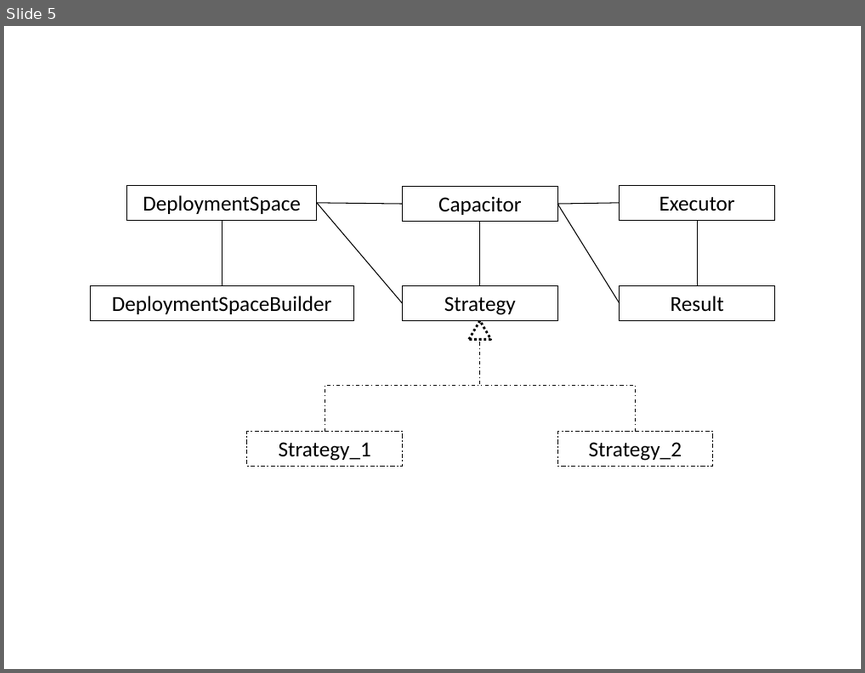
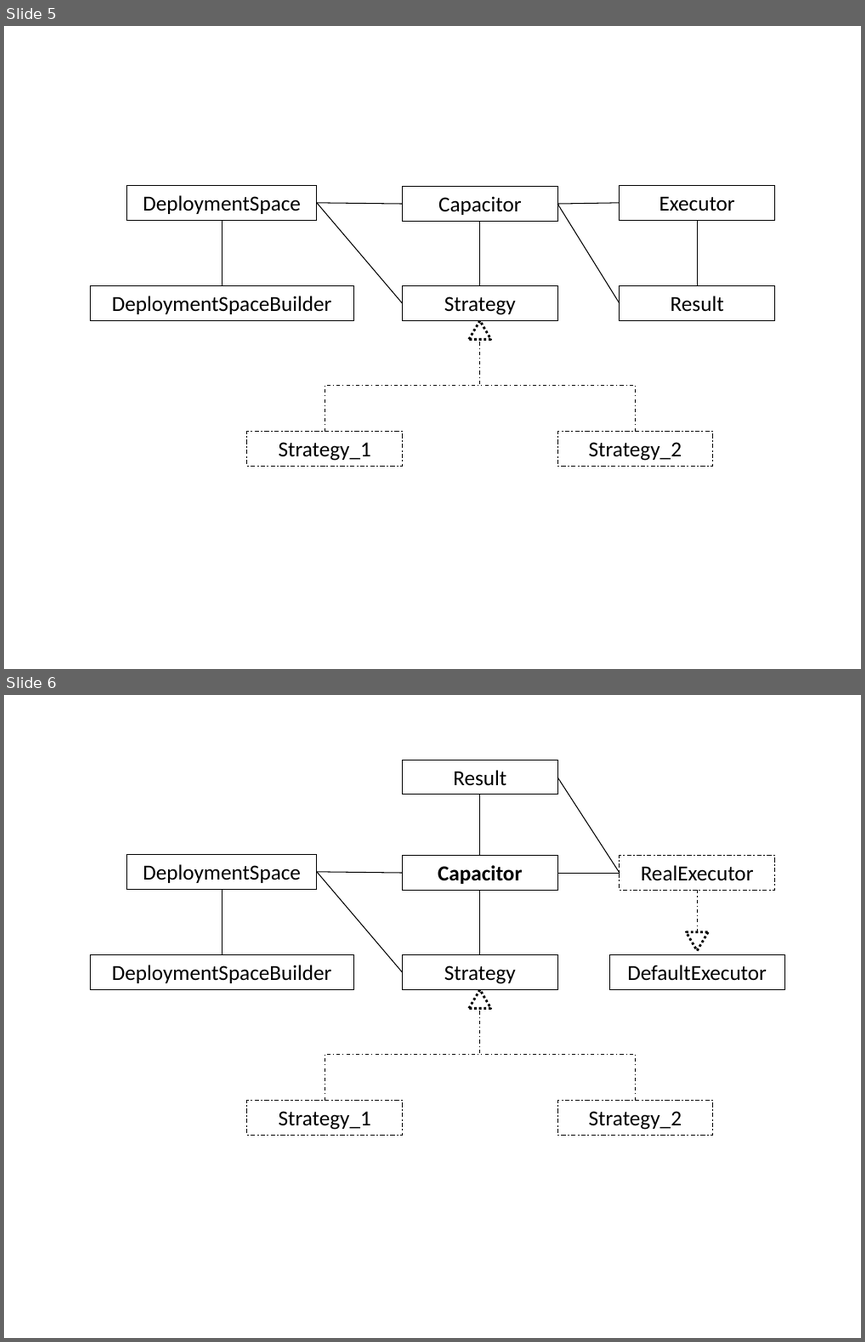
Before and after one commit to marcelocg/Dissertacao, a slide deck: Ilustracoes Dissertacao.pptx. Shown one above the other, each under a label of ours: slide 5 before the commit, slides 5 and 6 after it. The pictures are 865x673 and 865x1342 pixels, drawn with LibreOffice and Linux fonts; fonts in the diff are those of the drawing. Boxes give left, top, right and bottom in pixels: in the first picture for what was removed or moved away, otherwise in the second. Text is boxed around its words. In the diff, an @@ line names an element or a change of style, - is before the commit and + after.

```diff
--- a/Ilustracoes Dissertacao.pptx
+++ b/Ilustracoes Dissertacao.pptx
@@ slide 6 added at box(4, 695, 861, 1338), background #FFFFFF @@
@@ group added at box(91, 760, 784, 1134): 9 rectangles, 8 lines, 2 triangles, 2 elbow lines @@
+Strategy_1
+Strategy_2
+DeploymentSpace
+DeploymentSpaceBuilder
+Capacitor
+Strategy
+Result
+DefaultExecutor
+RealExecutor
```
Also in this commit, not shown: 1 other file.
